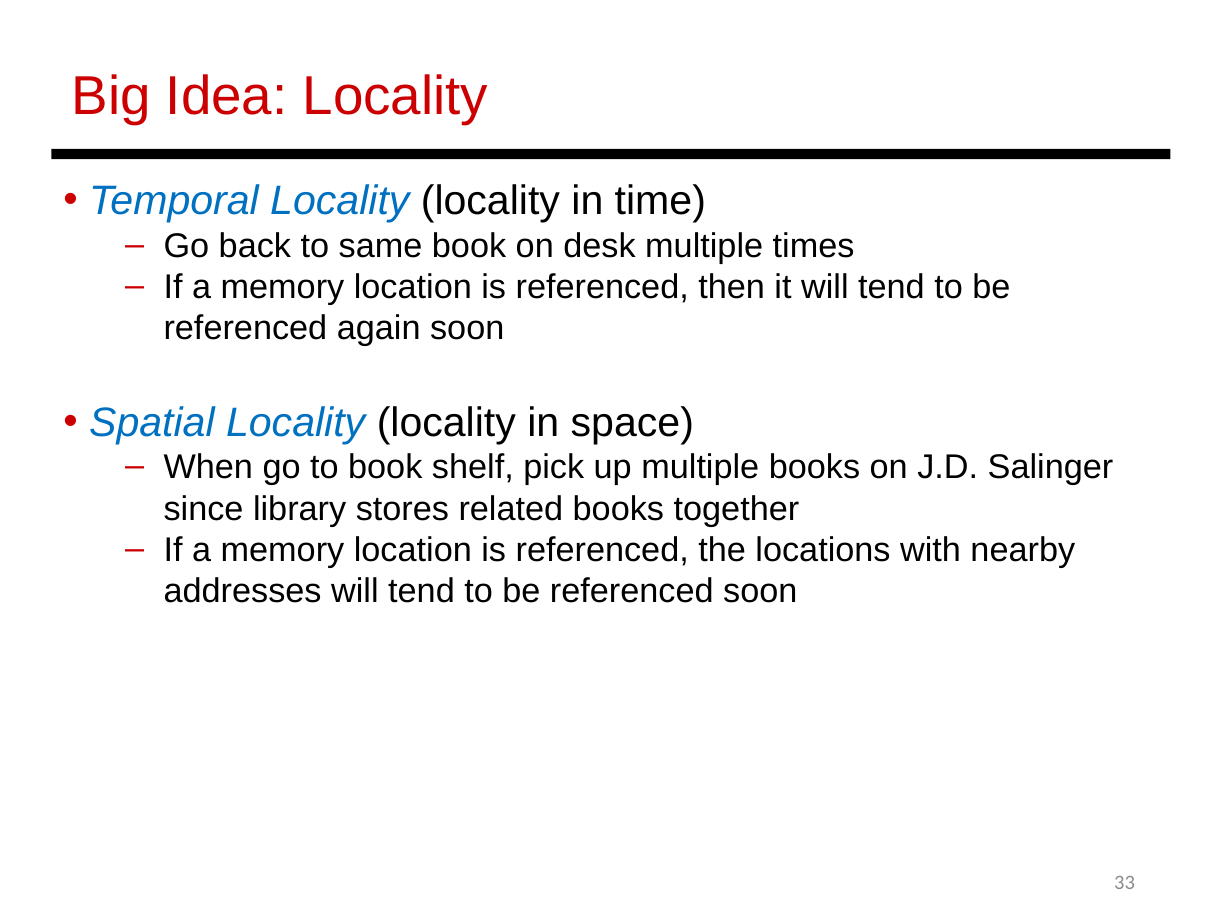
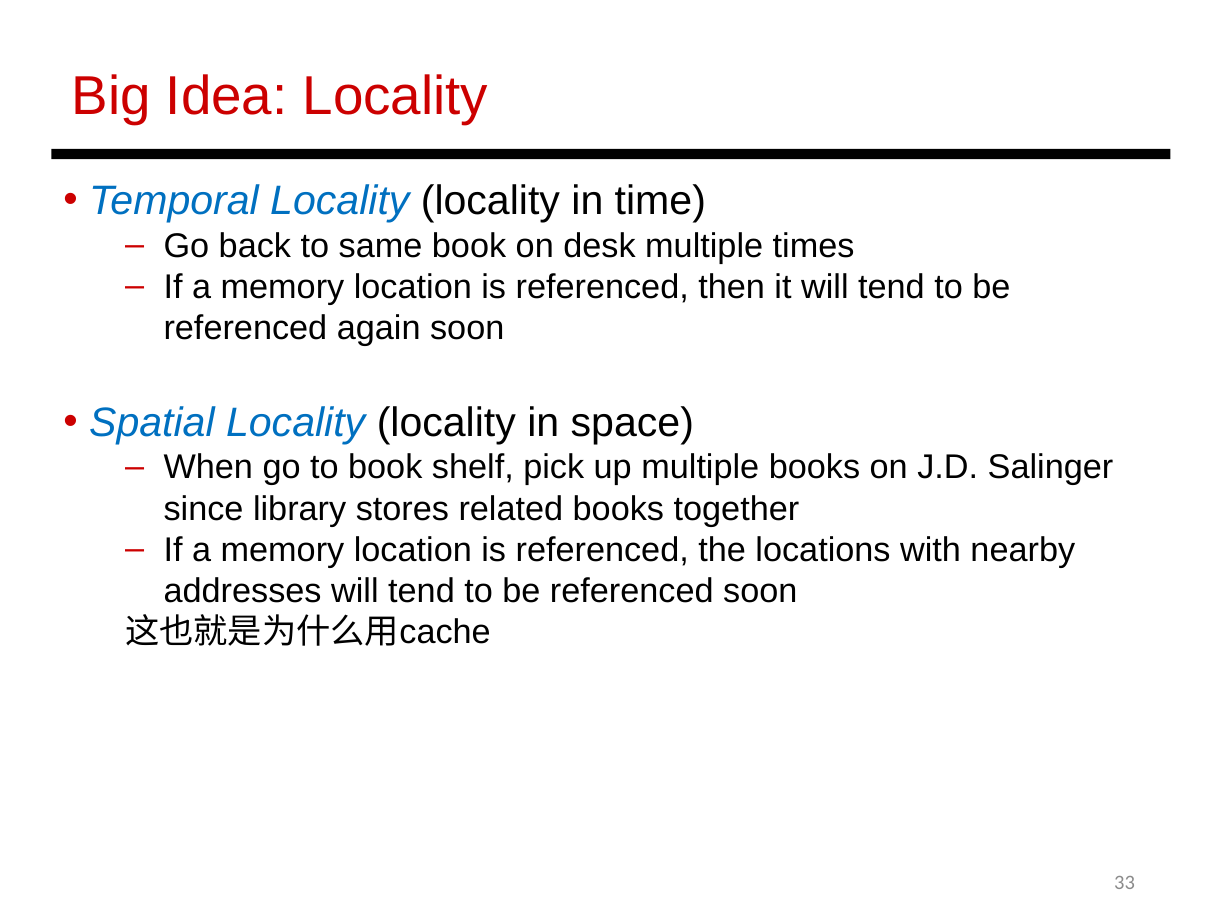
Before and after one commit to LjBLincoln/Computer-Organization, a slide deck: slide 33 of PPT/Review.pptx. Drawn at 1232x924 pixels with LibreOffice and Linux fonts; fonts in the diff are those of the drawing. Boxes give left, top, right and bottom in pixels: in the first picture for what was removed or moved away, otherwise in the second. Text is boxed around its words. In the diff, an @@ line names an element or a change of style, - is before the commit and + after.

```diff
--- a/PPT/Review.pptx
+++ b/PPT/Review.pptx
@@ text at bbox=[125, 614, 491, 646]: paragraph added @@
+  这也就是为什么用cache
```
Also in this commit, not shown: 12 other slides changed, 10 other files.
